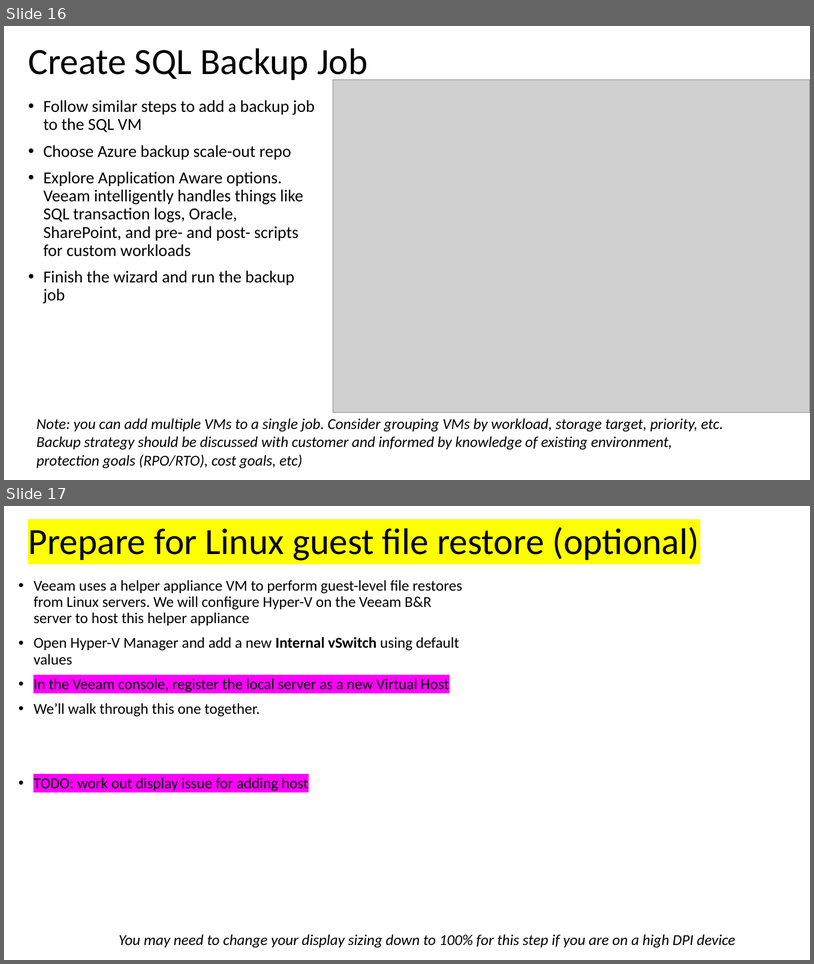
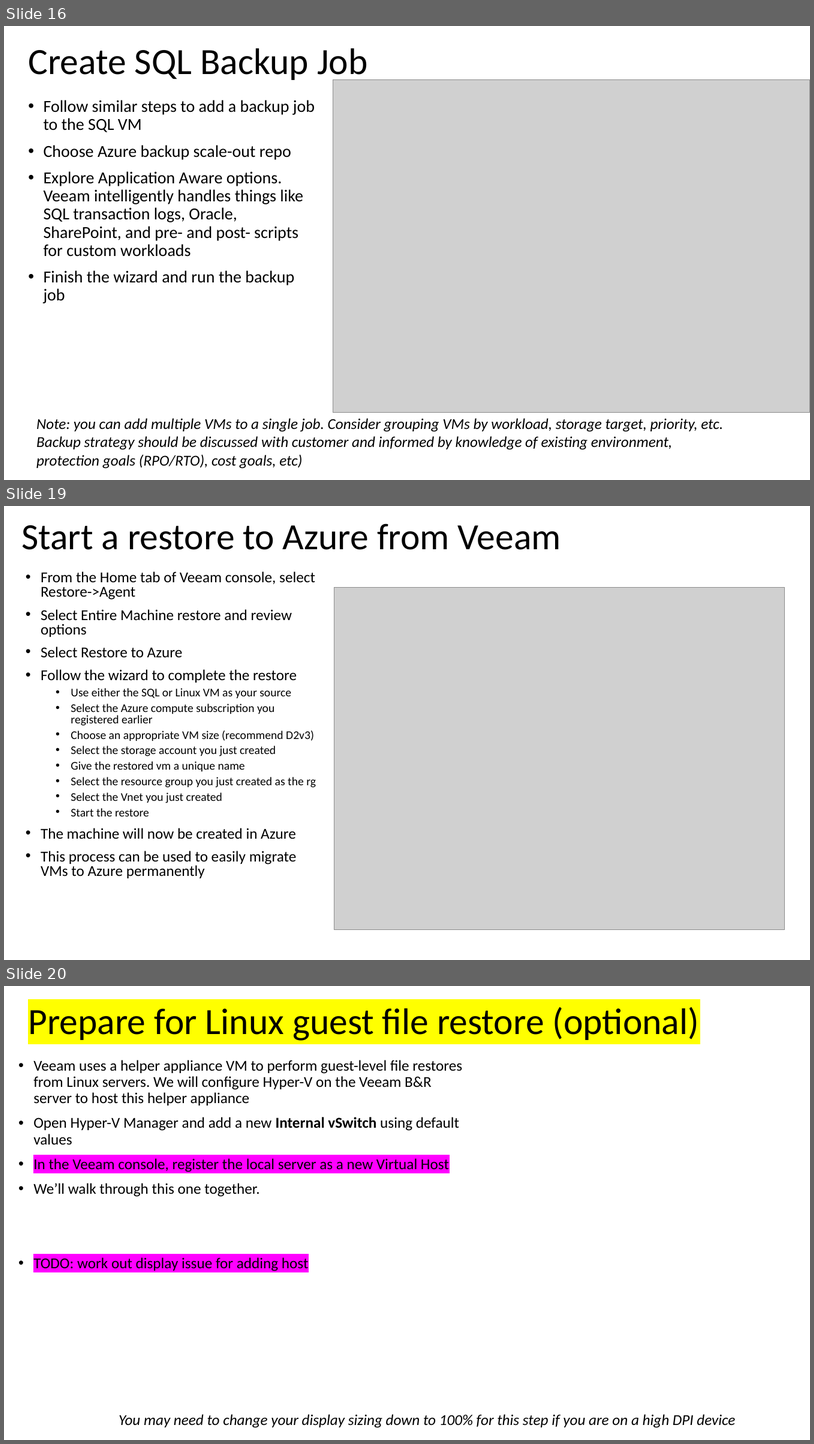
Before and after one commit to dkirby-ms/VeeamOnAzureLab, a slide deck: Veeam Lab Guide.pptx. Shown one above the other, each under a label of ours: slides 16 and 17 before the commit, slides 16, 19 and 20 after it; the slides between them are not shown. The pictures are 814x964 and 814x1444 pixels, drawn with LibreOffice and Linux fonts; fonts in the diff are those of the drawing; grey boxes stand for pictures. Boxes give left, top, right and bottom in pixels: in the first picture for what was removed or moved away, otherwise in the second. Text is boxed around its words. In the diff, an @@ line names an element or a change of style, - is before the commit and + after.

```diff
--- a/Veeam Lab Guide.pptx
+++ b/Veeam Lab Guide.pptx
@@ slide 19 added at bbox=[4, 506, 810, 960], background #FFFFFF @@
@@ title added at bbox=[21, 523, 561, 550], 44 pt, text #000000 @@
+Start a restore to Azure from Veeam
@@ text added at bbox=[41, 571, 316, 878], 14 pt, text #000000 @@
+• From the Home tab of Veeam console, select Restore->Agent
+• Select Entire Machine restore and review options
+• Select Restore to Azure
+• Follow the wizard to complete the restore
+  • Use either the SQL or Linux VM as your source
+  • Select the Azure compute subscription you registered earlier
+  • Choose an appropriate VM size (recommend D2v3)
+  • Select the storage account you just created
+  • Give the restored vm a unique name
+  • Select the resource group you just created as the rg
+  • Select the Vnet you just created
+  • Start the restore
+• The machine will now be created in Azure
+• This process can be used to easily migrate VMs to Azure permanently
@@ picture added at bbox=[335, 587, 785, 930] @@
@@ what was slide 17 is now slide 20 @@
```
Also in this commit, not shown: 1 slide changed, 2 other slides added, 2 slides removed.
